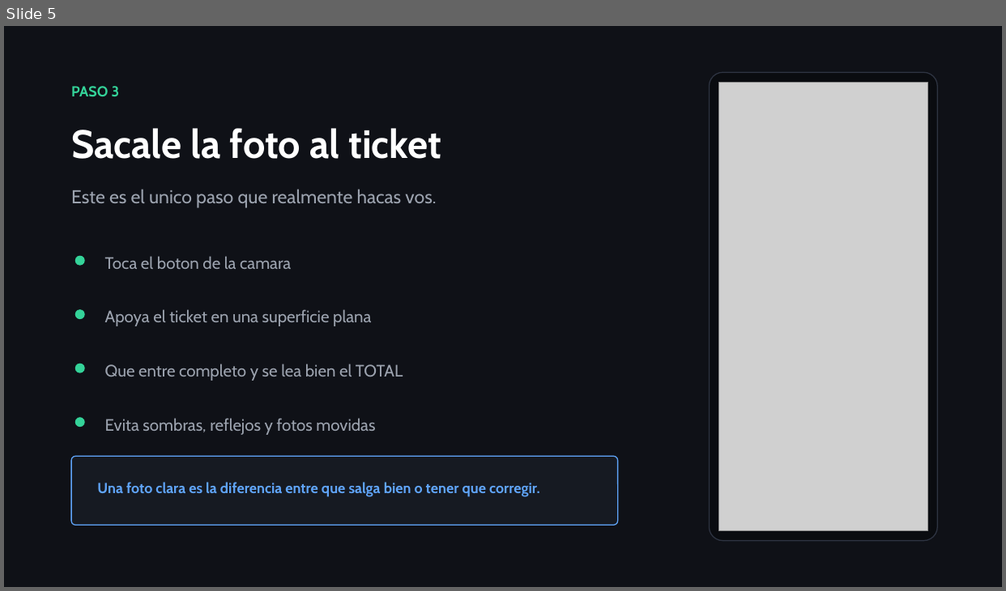
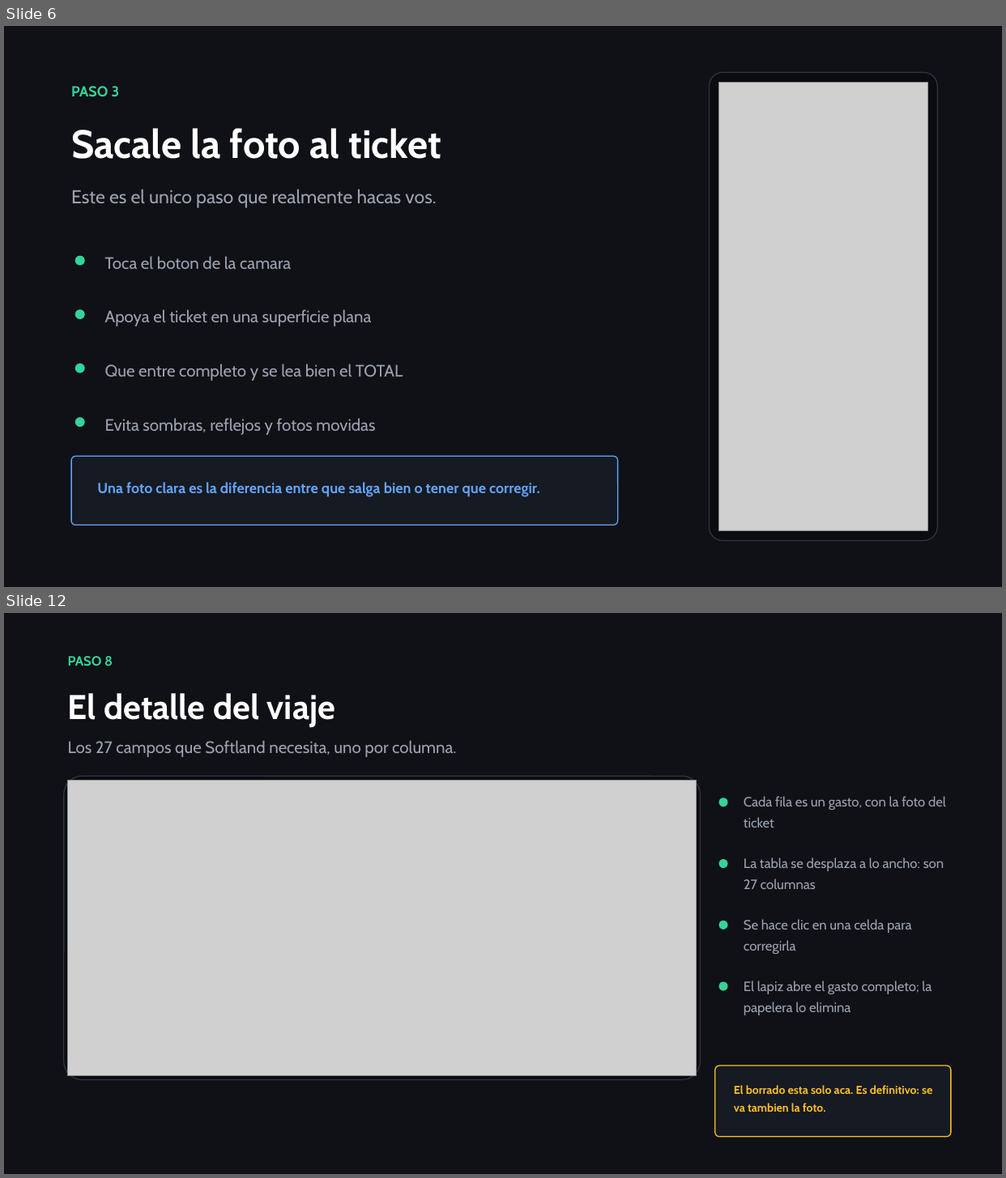
Before and after one commit to Dibiagi-I-D/Automatizacion-liquidacion-de-viajes, a slide deck: Gastos_Logistica_Capacitacion.pptx. Shown one above the other, each under a label of ours: slide 5 before the commit, slides 6 and 12 after it; the slides between them are not shown. The pictures are 1006x591 and 1006x1178 pixels, drawn with LibreOffice and Linux fonts; fonts in the diff are those of the drawing; grey boxes stand for pictures. Boxes give left, top, right and bottom in pixels: in the first picture for what was removed or moved away, otherwise in the second. Text is boxed around its words. In the diff, an @@ line names an element or a change of style, - is before the commit and + after.

Commit message:
se cambio la prioridad de borrado y se creo el usuario admin

```diff
--- a/Gastos_Logistica_Capacitacion.pptx
+++ b/Gastos_Logistica_Capacitacion.pptx
@@ slide 12 added at (4, 613, 1002, 1174), background #FFFFFF @@
@@ rectangle added at (4, 613, 1002, 1174), fill #0F1117 @@
@@ text added at (68, 656, 113, 666), 13 pt, text #34D399, bold @@
+PASO 8
@@ text added at (68, 693, 335, 726), 33 pt, text #FFFFFF, bold @@
+El detalle del viaje
@@ text added at (68, 740, 456, 757), 16 pt, text #9CA3AF @@
+Los 27 campos que Softland necesita, uno por columna.
@@ rounded rectangle added at (64, 776, 701, 1080), fill #0A0C10, outline #2E3442 1 pt @@
@@ picture added at (68, 780, 697, 1076) @@
@@ ellipse added at (719, 798, 728, 807), fill #34D399 @@
@@ text added at (744, 796, 946, 828), 13 pt, text #9CA3AF @@
+Cada fila es un gasto, con la foto del ticket
@@ ellipse added at (719, 859, 728, 868), fill #34D399 @@
@@ text added at (744, 858, 944, 889), 13 pt, text #9CA3AF @@
+La tabla se desplaza a lo ancho: son 27 columnas
@@ ellipse added at (719, 921, 728, 930), fill #34D399 @@
@@ text added at (744, 919, 912, 954), 13 pt, text #9CA3AF @@
+Se hace clic en una celda para corregirla
@@ ellipse added at (719, 982, 728, 991), fill #34D399 @@
@@ text added at (744, 981, 931, 1016), 13 pt, text #9CA3AF @@
+El lapiz abre el gasto completo; la papelera lo elimina
@@ rounded rectangle added at (715, 1066, 951, 1137), fill #161A22, outline #FBBF24 1 pt @@
@@ text added at (734, 1085, 932, 1112), 11 pt, text #FBBF24, bold @@
+El borrado esta solo aca. Es definitivo: se va tambien la foto.
@@ what was slide 5 is now slide 6 @@
```
Also in this commit, not shown: 6 slides changed, 6 other slides added, 5 other files.
